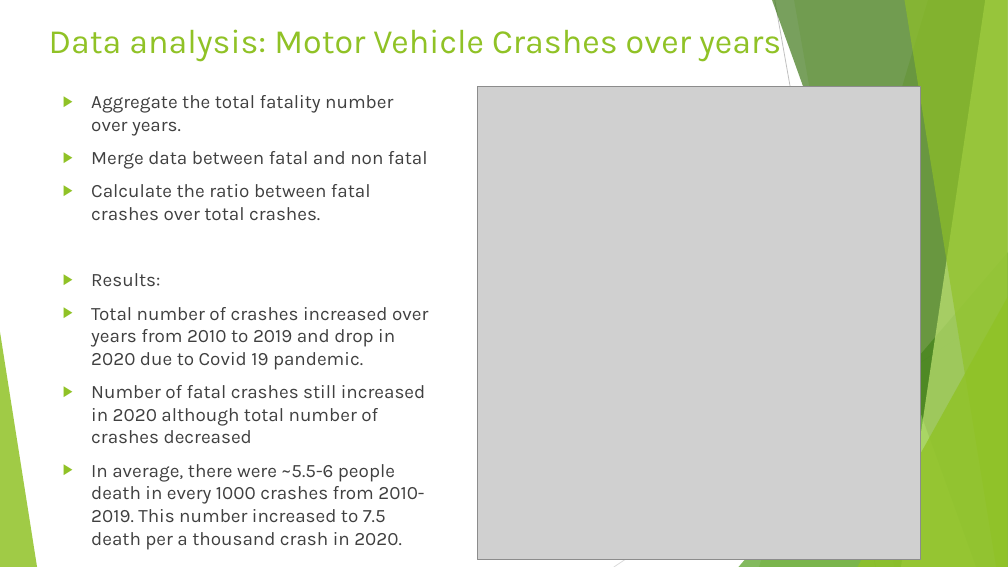
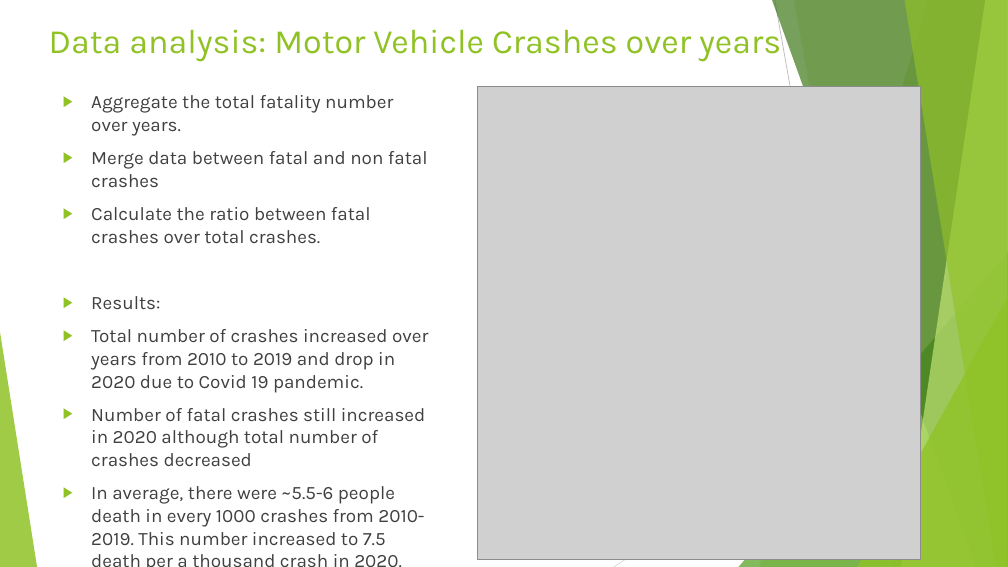
Before and after one commit to MZt92-ui/Project-1-Group-3, a slide deck: slide 5 of car_crashes.pptx. Drawn at 1008x567 pixels with LibreOffice and Linux fonts; fonts in the diff are those of the drawing; grey boxes stand for pictures. Boxes give left, top, right and bottom in pixels: in the first picture for what was removed or moved away, otherwise in the second. Text is boxed around its words. In the diff, an @@ line names an element or a change of style, - is before the commit and + after.

Commit message:
spelling fix

```diff
--- a/car_crashes.pptx
+++ b/car_crashes.pptx
@@ text at (91, 151, 428, 187): text changed @@
-▶ Merge data between fatal and non fatal
+▶ Merge data between fatal and non fatal crashes
```
Also in this commit, not shown: 1 other slide changed.
